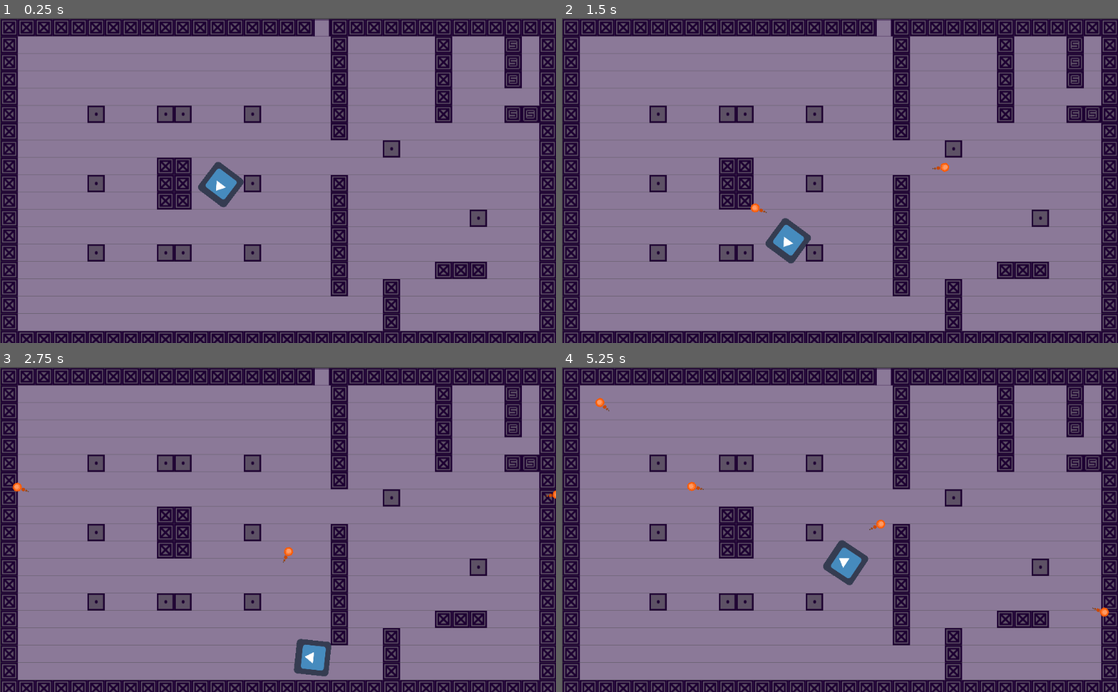
Above: before the commit, frames 1-4 (two rows, left to right).
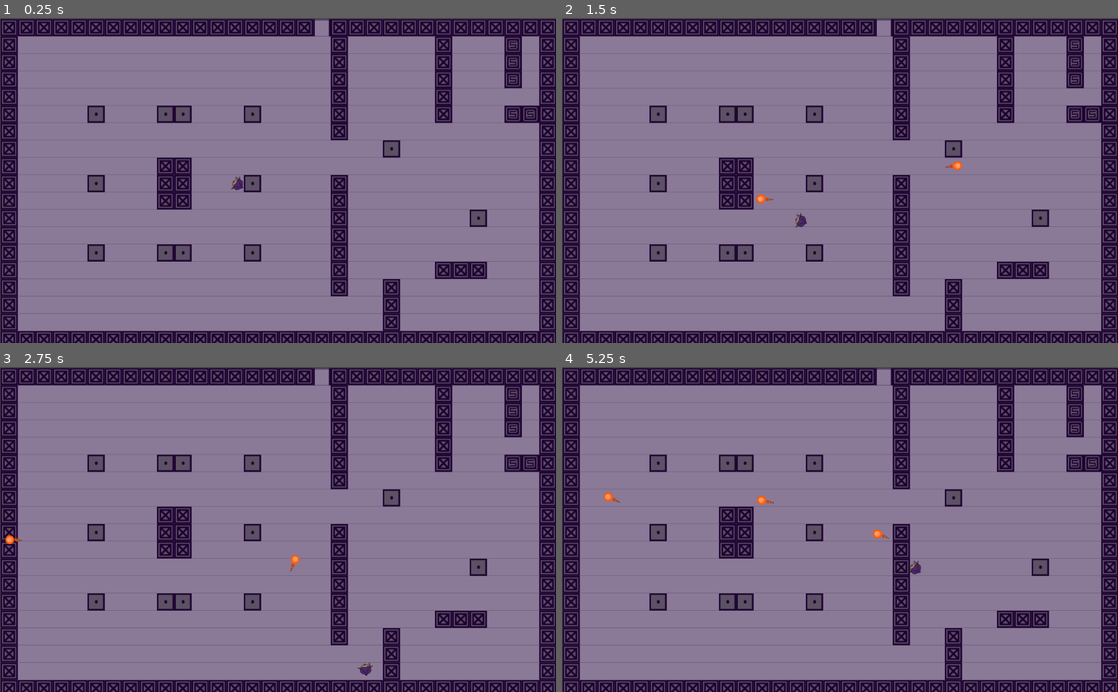
Above: after the commit, the same moments.

Repository: blackmadgames/sacrifices
Game: Godot game, scene res://scenes/game_scenes/Sandbox.tscn
Two runs of this game, one before a commit and one after it. Both use one fixed random seed, a clock stepped at 60 frames per second and the inputs below. The project has no main scene, so this scene is started directly. The engine's default icon, where the game draws it, is replaced by a stand-in: a white triangle on a blue panel in a dark square.
Inputs (mouse positions are in pixels of both pictures, inside the frame that each line leads up to):
- Up to frame 1 (0.25 s): no input
- Up to frame 2 (1.5 s): tap Enter at 0.5 s; move the mouse to (962, 164) at 0.52 s; hold D (move_right) 0.53-1.28 s; click (962, 164) at 0.6 s; move the mouse to (728, 196) at 1.27 s; hold S (move_down) from 1.28 s (still down); click (728, 196) at 1.35 s
- Up to frame 3 (2.75 s): move the mouse to (333, 458) at 2.02 s; release S (move_down) at 2.03 s; hold D (move_right) from 2.03 s (still down); click (333, 458) at 2.1 s
- Up to frame 4 (5.25 s): move the mouse to (812, 594) at 2.77 s; release D (move_right) at 2.78 s; hold W (move_up) 2.78-3.53 s; click (812, 594) at 2.85 s; move the mouse to (1006, 578) at 3.52 s; hold A (move_left) 3.53-5.03 s; click (1006, 578) at 3.6 s; move the mouse to (673, 480) at 4.27 s; click (673, 480) at 4.35 s; move the mouse to (867, 529) at 5.02 s; hold S (move_down) from 5.03 s (still down); click (867, 529) at 5.1 s

The runs differ from the first frame. In frame 1, 0.7% of the frame differs, in the area x 35-44%, y 44-59%; in frame 2, 0.9%; in frame 3, 0.9%; in frame 4, 1.1%, in the area x 5-99%, y 9-77%.

Commit message:
Changing de player sprite

Diff:
--- a/scenes/actors/Player.tscn
+++ b/scenes/actors/Player.tscn
@@ -1,21 +1,18 @@
 [gd_scene load_steps=6 format=2]
 
 [ext_resource path="res://scripts/actors/Player.gd" type="Script" id=1]
-[ext_resource path="res://art/placeholders/img/icon.png" type="Texture" id=2]
+[ext_resource path="res://art/placeholders/img/player.png" type="Texture" id=2]
 [ext_resource path="res://scripts/items/Gun.gd" type="Script" id=3]
 [ext_resource path="res://scenes/actors/PlayerProjectile.tscn" type="PackedScene" id=4]
 
 [sub_resource type="RectangleShape2D" id=1]
-extents = Vector2( 60, 60 )
+extents = Vector2( 14.4138, 15.7931 )
 
 [node name="Player" type="KinematicBody2D"]
 position = Vector2( 440, 306 )
 scale = Vector2( 0.5, 0.5 )
 collision_mask = 28
 script = ExtResource( 1 )
-
-[node name="Sprite" type="Sprite" parent="."]
-texture = ExtResource( 2 )
 
 [node name="CollisionShape2D" type="CollisionShape2D" parent="."]
 shape = SubResource( 1 )
@@ -25,3 +22,7 @@
 rotation = 1.5708
 script = ExtResource( 3 )
 projectile_scene = ExtResource( 4 )
+
+[node name="Sprite" type="Sprite" parent="."]
+scale = Vector2( 2, 2 )
+texture = ExtResource( 2 )
